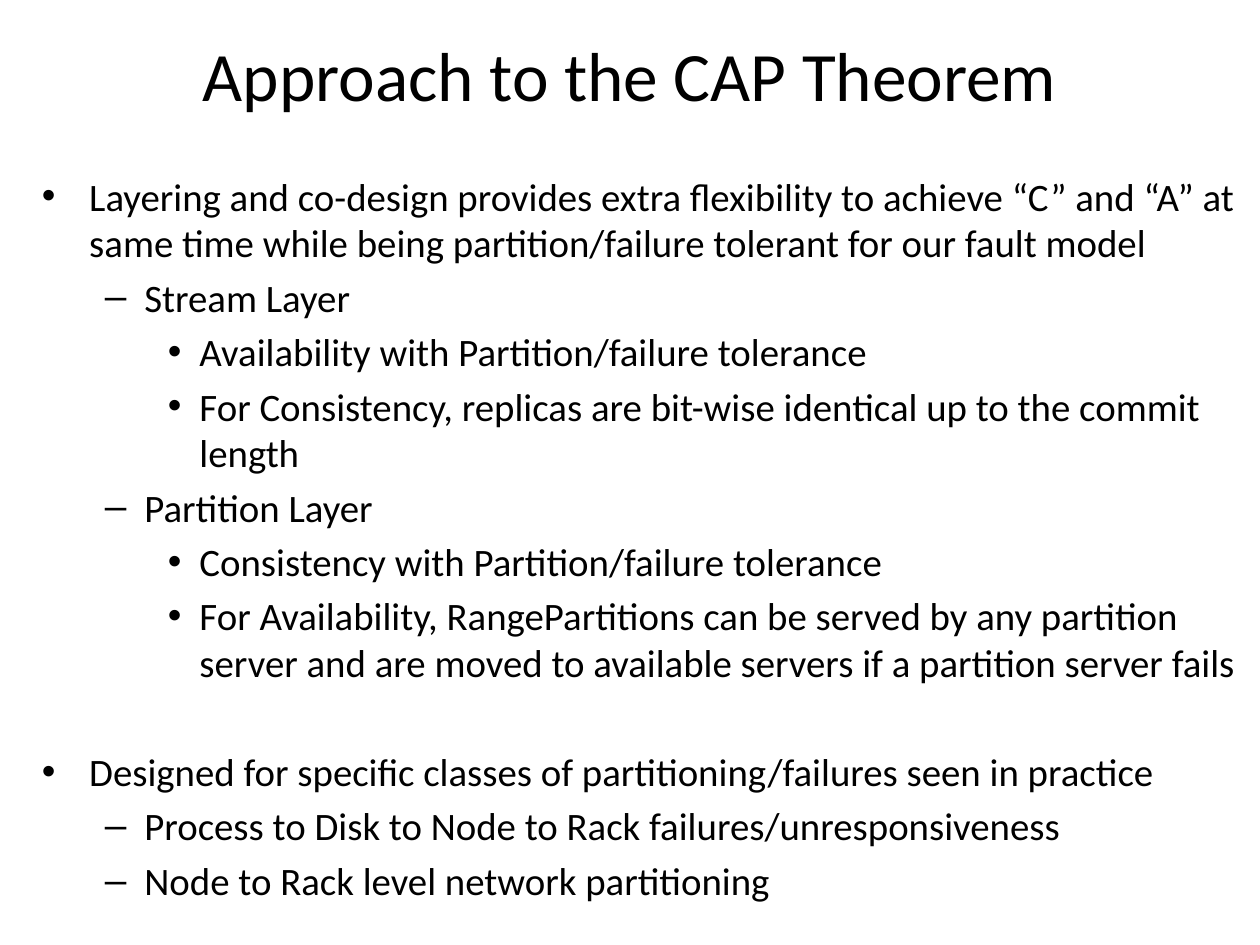
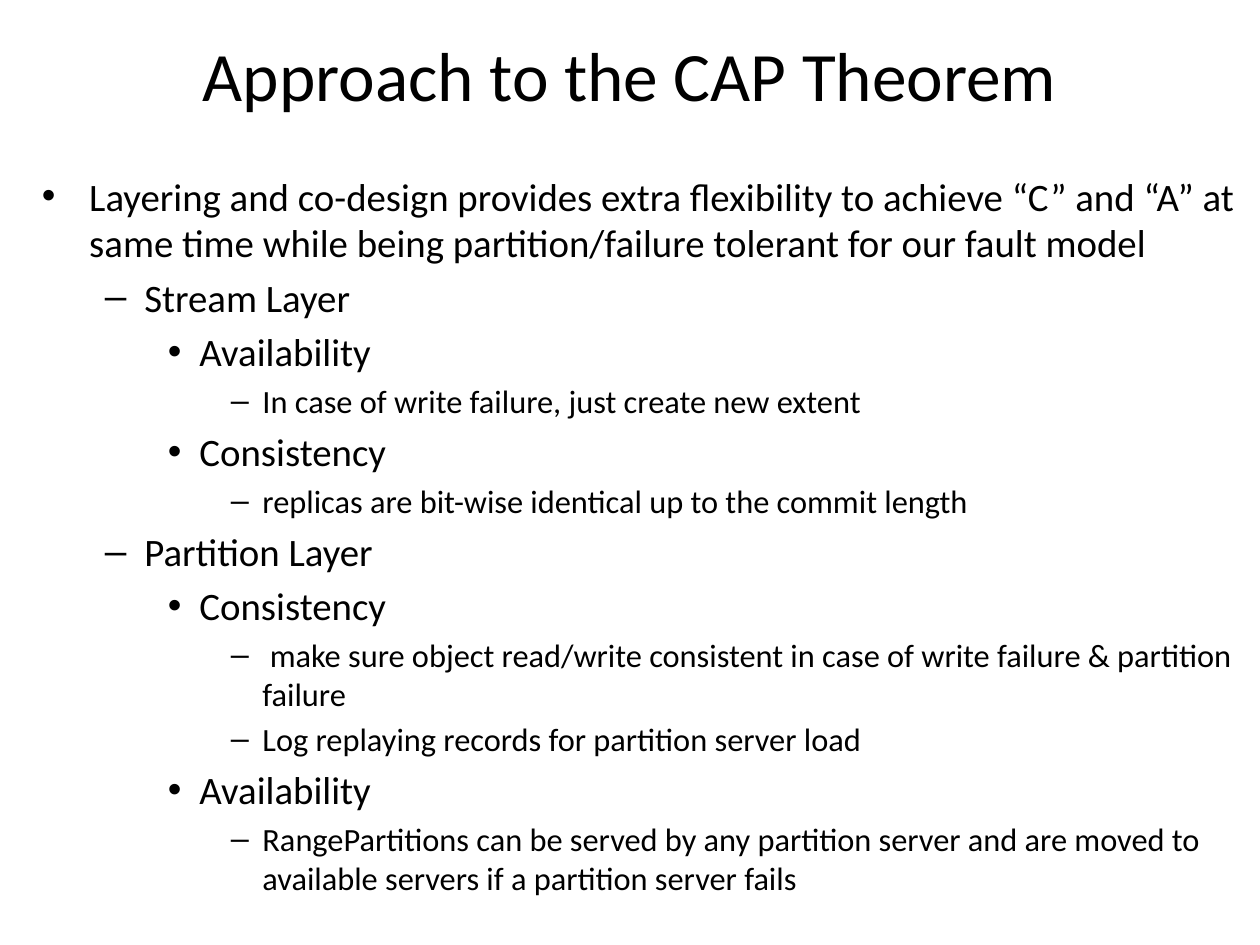
Before and after one commit to pnquanganh/distributed-storage-system, a slide deck: slide 2 of Paper Presentation/Presentation_part3.pptx (slide 4 before the commit). Drawn at 1260x945 pixels with LibreOffice and Linux fonts; fonts in the diff are those of the drawing. Boxes give left, top, right and bottom in pixels: in the first picture for what was removed or moved away, otherwise in the second. Text is boxed around its words. In the diff, an @@ line names an element or a change of style, - is before the commit and + after.

```diff
--- a/Paper Presentation/Presentation_part3.pptx
+++ b/Paper Presentation/Presentation_part3.pptx
@@ text at <box>199,339,967,519</box>: text changed; size 22.2 to 18.5 pt @@
-    • Availability with Partition/failure tolerance
-    • For Consistency, replicas are bit-wise identical up to the commit length
+    • Availability
+      – In case of write failure, just create new extent
+    • Consistency
+      – replicas are bit-wise identical up to the commit length
@@ text at <box>199,593,1231,896</box>: text changed; size 22.2 to 18.5 pt @@
-    • Consistency with Partition/failure tolerance
-    • For Availability, RangePartitions can be served by any partition server and are moved to available servers if a partition server fails
+    • Consistency
+      – make sure object read/write consistent in case of write failure & partition failure
+      – Log replaying records for partition server load
+    • Availability
+      – RangePartitions can be served by any partition server and are moved to available servers if a partition server fails
@@ text at <box>144,813,1060,902</box>: paragraphs removed @@
-  – Process to Disk to Node to Rack failures/unresponsiveness
-  – Node to Rack level network partitioning
```
Also in this commit, not shown: 2 other slides changed, 1 slide removed.
